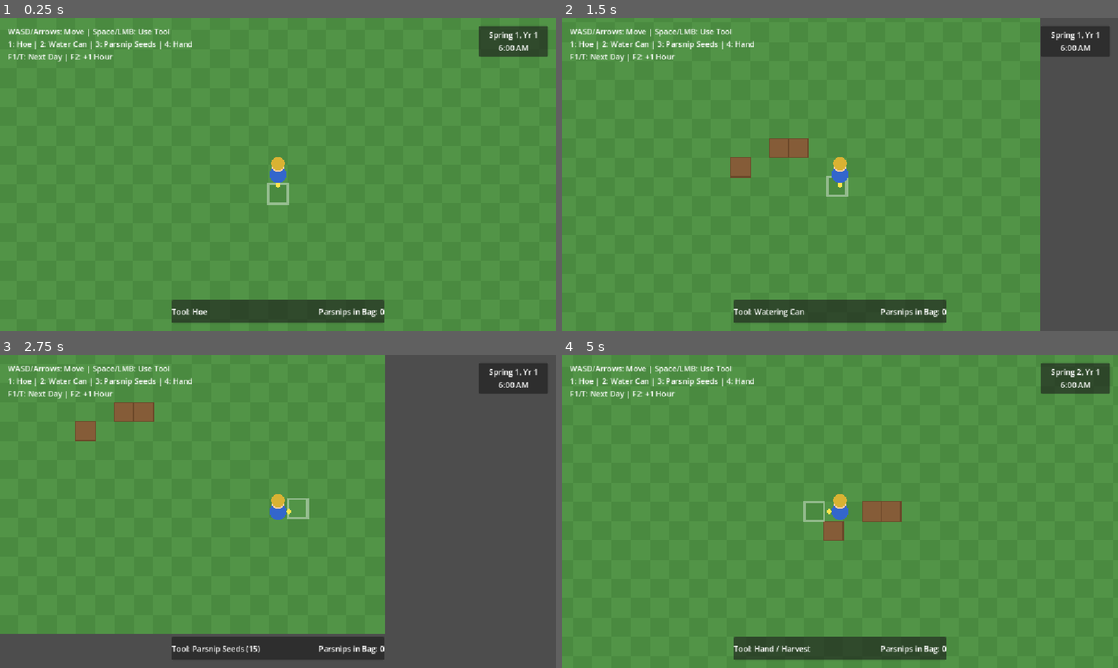
Above: before the commit, frames 1-4 (two rows, left to right).
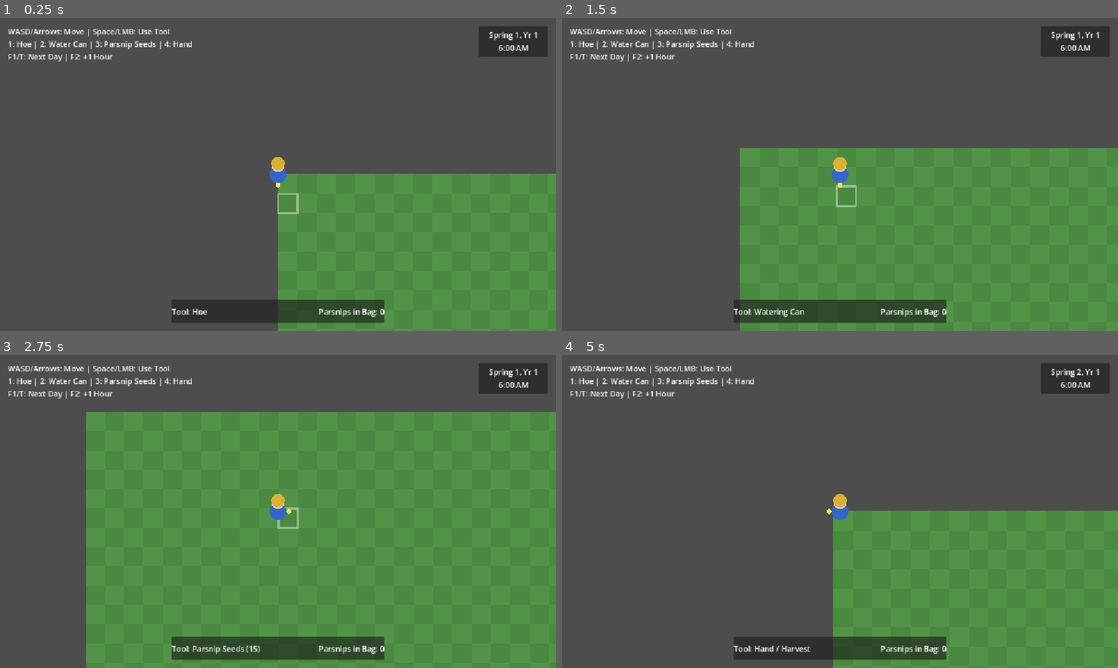
Above: after the commit, the same moments.

Repository: Hysm25/ReSDV
Game: Godot game, scene res://src/main.tscn
Two runs of this game, one before a commit and one after it. Both use one fixed random seed, a clock stepped at 60 frames per second and the inputs below.
Inputs (mouse positions are in pixels of both pictures, inside the frame that each line leads up to):
- Up to frame 1 (0.25 s): no input
- Up to frame 2 (1.5 s): tap Enter (ui_accept) at 0.5, 0.77 s; move the mouse to (962, 158) at 0.52 s; hold D 0.53-1.28 s; tap 1 at 0.6 s; click (962, 158) at 0.67 s; move the mouse to (728, 190) at 1.27 s; hold S from 1.28 s (still down); tap 2 at 1.35 s
- Up to frame 3 (2.75 s): tap Enter (ui_accept) at 1.52 s; move the mouse to (333, 442) at 2.02 s; release S at 2.03 s; hold D from 2.03 s (still down); tap 3 at 2.1 s
- Up to frame 4 (5 s): move the mouse to (812, 574) at 2.77 s; release D at 2.78 s; hold W 2.78-3.53 s; tap 4 at 2.85 s; click (812, 574) at 2.92 s; tap Enter (ui_accept) at 3.02, 3.77, 4.52 s; move the mouse to (1006, 558) at 3.52 s; hold A from 3.53 s (still down); tap Space at 3.6 s; move the mouse to (673, 464) at 4.27 s; tap T at 4.35 s

The runs differ from the first frame. In frame 1, 73% of the frame differs, in the area x 0-100%, y 0-100%; in frame 2, 63%; in frame 3, 53%; in frame 4, 73%.

Commit message:
feat(world): implement xTile map extraction, MapLoader, and TileMapLayer rendering

Diff:
--- a/src/entities/player/player.gd
+++ b/src/entities/player/player.gd
@@ -15,6 +15,8 @@
 
 @export var farm_grid: FarmGrid = null
 @export var crop_manager: CropManager = null
+@export var map_loader: MapLoader = null
+@export var default_spawn_cell: Vector2i = Vector2i(64, 15)
 
 var active_tool: ToolType = ToolType.HOE
 var facing_direction: Vector2i = Vector2i.DOWN
@@ -25,10 +27,25 @@
 var harvest_bag: Dictionary[StringName, int] = {}
 
 func _ready() -> void:
-	# Start in middle of farm grid
-	if farm_grid != null:
+	if map_loader != null:
+		if map_loader.map_size != Vector2i.ZERO:
+			_apply_map_setup()
+		else:
+			map_loader.map_loaded.connect(func(_id: String) -> void: _apply_map_setup())
+	elif farm_grid != null:
 		global_position = farm_grid.cell_to_center_world(Vector2i(farm_grid.grid_width / 2, farm_grid.grid_height / 2))
 	queue_redraw()
+
+func _apply_map_setup() -> void:
+	if map_loader == null:
+		return
+	global_position = map_loader.cell_to_center_world(default_spawn_cell)
+	var cam: Camera2D = get_node_or_null("Camera2D") as Camera2D
+	if cam != null and map_loader.map_size != Vector2i.ZERO:
+		cam.limit_left = 0
+		cam.limit_top = 0
+		cam.limit_right = map_loader.map_size.x * map_loader.tile_size.x
+		cam.limit_bottom = map_loader.map_size.y * map_loader.tile_size.y
 
 func _physics_process(_delta: float) -> void:
 	_handle_movement()
--- a/src/importer/gog_importer.gd
+++ b/src/importer/gog_importer.gd
@@ -19,6 +19,10 @@
 		VANILLA_DATA_DIR.path_join("TileSheets/crops.png"),
 		VANILLA_DATA_DIR.path_join("TileSheets/tools.png"),
 		VANILLA_DATA_DIR.path_join("Maps/springobjects.png"),
+		VANILLA_DATA_DIR.path_join("Maps/Farm.json"),
+		VANILLA_DATA_DIR.path_join("Maps/FarmHouse.json"),
+		VANILLA_DATA_DIR.path_join("Maps/spring_outdoorsTileSheet.png"),
+		VANILLA_DATA_DIR.path_join("Maps/spring_outdoorsTileSheet2.png"),
 	]
 
 	for file_path: String in required_files:
--- a/src/main.gd
+++ b/src/main.gd
@@ -2,6 +2,7 @@
 
 const GOGImporter = preload("res://src/importer/gog_importer.gd")
 
+@onready var map_loader: MapLoader = $MapLoader
 @onready var farm_grid: FarmGrid = $FarmGrid
 @onready var crop_manager: CropManager = $CropManager
 @onready var player: Player = $Player
@@ -20,6 +21,9 @@
 	else:
 		print("[Main] Vanilla data detected and ready.")
 
+	if map_loader != null and map_loader.layers.is_empty():
+		map_loader.load_map()
+
 	# Connect Player and HUD events
 	if player != null and hud != null:
 		EventBus.item_selected.connect(func(_slot: int, _item_id: StringName) -> void:
--- a/src/main.tscn
+++ b/src/main.tscn
@@ -1,11 +1,12 @@
-[gd_scene load_steps=7 format=3 uid="uid://b00main000001"]
+[gd_scene load_steps=8 format=3 uid="uid://b00main000001"]
 
 [ext_resource type="Script" path="res://src/main.gd" id="1_main"]
 [ext_resource type="Script" path="res://src/systems/time/time_manager.gd" id="2_time_manager"]
-[ext_resource type="Script" path="res://src/systems/world/farm_grid.gd" id="3_farm_grid"]
-[ext_resource type="Script" path="res://src/systems/farming/crop_manager.gd" id="4_crop_manager"]
-[ext_resource type="PackedScene" path="res://src/entities/player/player.tscn" id="5_player"]
-[ext_resource type="PackedScene" path="res://src/ui/hud.tscn" id="6_hud"]
+[ext_resource type="Script" path="res://src/systems/world/map_loader.gd" id="3_map_loader"]
+[ext_resource type="Script" path="res://src/systems/world/farm_grid.gd" id="4_farm_grid"]
+[ext_resource type="Script" path="res://src/systems/farming/crop_manager.gd" id="5_crop_manager"]
+[ext_resource type="PackedScene" path="res://src/entities/player/player.tscn" id="6_player"]
+[ext_resource type="PackedScene" path="res://src/ui/hud.tscn" id="7_hud"]
 
 [node name="Main" type="Node"]
 script = ExtResource("1_main")
@@ -13,18 +14,23 @@
 [node name="TimeManager" type="Node" parent="."]
 script = ExtResource("2_time_manager")
 
-[node name="FarmGrid" type="Node2D" parent="."]
-script = ExtResource("3_farm_grid")
+[node name="MapLoader" type="Node2D" parent="."]
+script = ExtResource("3_map_loader")
+
+[node name="FarmGrid" type="Node2D" parent="." node_paths=PackedStringArray("map_loader")]
+script = ExtResource("4_farm_grid")
+map_loader = NodePath("../MapLoader")
 
 [node name="CropManager" type="Node2D" parent="." node_paths=PackedStringArray("farm_grid")]
-script = ExtResource("4_crop_manager")
+script = ExtResource("5_crop_manager")
 farm_grid = NodePath("../FarmGrid")
 
-[node name="Player" parent="." node_paths=PackedStringArray("farm_grid", "crop_manager") instance=ExtResource("5_player")]
+[node name="Player" parent="." node_paths=PackedStringArray("farm_grid", "crop_manager", "map_loader") instance=ExtResource("6_player")]
 farm_grid = NodePath("../FarmGrid")
 crop_manager = NodePath("../CropManager")
+map_loader = NodePath("../MapLoader")
 
 [node name="Camera2D" type="Camera2D" parent="Player"]
 zoom = Vector2(2.5, 2.5)
 
-[node name="HUD" parent="." instance=ExtResource("6_hud")]
+[node name="HUD" parent="." instance=ExtResource("7_hud")]
--- a/src/systems/world/farm_grid.gd
+++ b/src/systems/world/farm_grid.gd
@@ -14,6 +14,8 @@
 
 @export var grid_width: int = 32
 @export var grid_height: int = 24
+@export var map_loader: MapLoader = null
+@export var draw_procedural_background: bool = true
 
 # Colors for procedural soil representation
 const COLOR_GRASS: Color = Color(0.32, 0.58, 0.28)
@@ -28,15 +30,32 @@
 
 func _ready() -> void:
 	EventBus.day_started.connect(_on_day_started)
+	if map_loader != null:
+		_sync_with_map_loader()
+		if not map_loader.map_loaded.is_connected(_on_map_loaded):
+			map_loader.map_loaded.connect(_on_map_loaded)
 	queue_redraw()
 
+func _sync_with_map_loader() -> void:
+	if map_loader == null:
+		return
+	if map_loader.map_size != Vector2i.ZERO:
+		grid_width = map_loader.map_size.x
+		grid_height = map_loader.map_size.y
+		draw_procedural_background = false
+		queue_redraw()
+
+func _on_map_loaded(_loaded_map_id: String) -> void:
+	_sync_with_map_loader()
+
 func _draw() -> void:
-	# 1. Draw base farm grass terrain
-	for y: int in range(grid_height):
-		for x: int in range(grid_width):
-			var rect: Rect2 = Rect2(x * TILE_SIZE, y * TILE_SIZE, TILE_SIZE, TILE_SIZE)
-			var base_color: Color = COLOR_GRASS if ((x + y) % 2 == 0) else COLOR_GRASS_ALT
-			draw_rect(rect, base_color)
+	# 1. Draw base farm grass terrain (only when no map loader is active)
+	if draw_procedural_background:
+		for y: int in range(grid_height):
+			for x: int in range(grid_width):
+				var rect: Rect2 = Rect2(x * TILE_SIZE, y * TILE_SIZE, TILE_SIZE, TILE_SIZE)
+				var base_color: Color = COLOR_GRASS if ((x + y) % 2 == 0) else COLOR_GRASS_ALT
+				draw_rect(rect, base_color)
 
 	# 2. Draw tilled and watered soil tiles
 	for cell: Vector2i in _soil_states.keys():
@@ -67,7 +86,16 @@
 	return Vector2(cell.x * TILE_SIZE + (TILE_SIZE / 2.0), cell.y * TILE_SIZE + (TILE_SIZE / 2.0))
 
 func is_in_bounds(cell: Vector2i) -> bool:
+	if map_loader != null and map_loader.map_size != Vector2i.ZERO:
+		return map_loader.is_tile_in_bounds(cell)
 	return cell.x >= 0 and cell.x < grid_width and cell.y >= 0 and cell.y < grid_height
+
+func is_diggable(cell: Vector2i) -> bool:
+	if not is_in_bounds(cell):
+		return false
+	if map_loader != null:
+		return map_loader.is_tile_diggable(cell)
+	return true
 
 func get_soil_state(cell: Vector2i) -> SoilState:
 	return _soil_states.get(cell, SoilState.UNTILLED)
@@ -81,6 +109,8 @@
 
 func till_soil(cell: Vector2i) -> bool:
 	if not is_in_bounds(cell):
+		return false
+	if not is_diggable(cell):
 		return false
 	var current: SoilState = get_soil_state(cell)
 	if current != SoilState.UNTILLED:
--- /dev/null
+++ b/src/systems/world/map_loader.gd
@@ -0,0 +1,297 @@
+class_name MapLoader
+extends Node2D
+
+## Loads and instantiates xTile map JSON exports in Godot 4.
+## Constructs TileMapLayer child nodes for each map layer (Back, Buildings, Paths, Front, AlwaysFront, AlwaysFront2),
+## loads referenced TileSheet textures, builds collision shapes for impassable tiles,
+## and provides query APIs for diggability, passability, warps, and tile actions.
+
+signal map_loaded(map_id: String)
+
+const VANILLA_DATA_DIR: String = "user://vanilla_data/"
+const DEFAULT_MAP_PATH: String = "user://vanilla_data/Maps/Farm.json"
+
+@export var map_path: String = DEFAULT_MAP_PATH
+@export var auto_load_on_ready: bool = true
+
+var map_id: String = ""
+var map_size: Vector2i = Vector2i.ZERO
+var tile_size: Vector2i = Vector2i(16, 16)
+var map_properties: Dictionary = {}
+
+var tile_set: TileSet = null
+var layers: Dictionary[String, TileMapLayer] = {}
+
+var diggable_cells: Dictionary[Vector2i, bool] = {}
+var impassable_cells: Dictionary[Vector2i, bool] = {}
+var warps: Dictionary[Vector2i, Dictionary] = {}
+var action_cells: Dictionary[Vector2i, String] = {}
+
+var collision_body: StaticBody2D = null
+
+func _ready() -> void:
+	if auto_load_on_ready:
+		if FileAccess.file_exists(map_path):
+			load_map(map_path)
+		else:
+			print("[MapLoader] Map path '%s' not found on ready. Skipping auto-load." % map_path)
+
+func load_map(file_path: String = "") -> bool:
+	var target_path: String = file_path if not file_path.is_empty() else map_path
+	if not FileAccess.file_exists(target_path):
+		push_error("[MapLoader] Map file does not exist: %s" % target_path)
+		return false
+
+	var file: FileAccess = FileAccess.open(target_path, FileAccess.READ)
+	if file == null:
+		push_error("[MapLoader] Failed to open map file: %s (Error: %d)" % [target_path, FileAccess.get_open_error()])
+		return false
+
+	var json_text: String = file.get_as_text()
+	file.close()
+
+	var parsed: Variant = JSON.parse_string(json_text)
+	if not (parsed is Dictionary):
+		push_error("[MapLoader] Invalid JSON in map file: %s" % target_path)
+		return false
+
+	var data: Dictionary = parsed as Dictionary
+	var success: bool = _build_map_from_data(data)
+	if success:
+		map_loaded.emit(map_id)
+	return success
+
+func _build_map_from_data(data: Dictionary) -> bool:
+	_cleanup_existing_map()
+
+	map_id = data.get("id", "Map")
+	map_size = Vector2i(data.get("width", 0), data.get("height", 0))
+	tile_size = Vector2i(data.get("tile_width", 16), data.get("tile_height", 16))
+	map_properties = data.get("properties", {})
+
+	_parse_map_properties()
+
+	# 1. Create TileSet and populate atlas sources
+	tile_set = TileSet.new()
+	tile_set.tile_size = tile_size
+
+	var sheets_array: Array = data.get("tile_sheets", [])
+	var sheet_to_source_id: Dictionary[String, int] = {}
+	var sheet_cols: Dictionary[String, int] = {}
+	var sheet_tile_props: Dictionary[String, Dictionary] = {}
+
+	for i: int in range(sheets_array.size()):
+		var s: Dictionary = sheets_array[i] as Dictionary
+		var s_id: String = s.get("id", "")
+		var s_rel_path: String = s.get("texture_path", "")
+		var s_file_name: String = s.get("texture_file", "")
+		var cols: int = s.get("width", 1)
+		var t_props: Dictionary = s.get("tile_properties", {})
+
+		sheet_to_source_id[s_id] = i
+		sheet_cols[s_id] = cols
+		sheet_tile_props[s_id] = t_props
+
+		var tex: Texture2D = _load_texture(s_rel_path, s_file_name)
+		if tex != null:
+			var atlas_source: TileSetAtlasSource = TileSetAtlasSource.new()
+			atlas_source.texture = tex
+			atlas_source.texture_region_size = tile_size
+			tile_set.add_source(atlas_source, i)
+		else:
+			push_warning("[MapLoader] Missing texture for sheet '%s'" % s_id)
+
+	# 2. Instantiate TileMapLayer for each layer
+	var layers_array: Array = data.get("layers", [])
+	for l_dict: Dictionary in layers_array:
+		var l_id: String = l_dict.get("id", "")
+		var l_vis: bool = l_dict.get("visible", true)
+		var tiles_array: Array = l_dict.get("tiles", [])
+
+		var layer_node: TileMapLayer = TileMapLayer.new()
+		layer_node.name = l_id
+		layer_node.tile_set = tile_set
+		layer_node.visible = l_vis
+		layer_node.texture_filter = CanvasItem.TEXTURE_FILTER_NEAREST
+		layer_node.collision_enabled = false # Physics handled via merged StaticBody2D
+
+		match l_id:
+			"Back":
+				layer_node.z_index = 0
+			"Paths":
+				layer_node.z_index = 0
+			"Buildings":
+				layer_node.z_index = 1
+			"Front":
+				layer_node.z_index = 10
+			"AlwaysFront", "AlwaysFront2":
+				layer_node.z_index = 20
+			_:
+				layer_node.z_index = 0
+
+		add_child(layer_node)
+		layers[l_id] = layer_node
+
+		for t: Dictionary in tiles_array:
+			var cell := Vector2i(t.get("x", 0), t.get("y", 0))
+			var s_id: String = t.get("sheet", "")
+			var source_id: int = sheet_to_source_id.get(s_id, -1)
+			if source_id < 0 or not tile_set.has_source(source_id):
+				continue
+
+			var t_idx: int = t.get("index", 0)
+			var cols: int = sheet_cols.get(s_id, 1)
+			var atlas_coords := Vector2i(t_idx % cols, t_idx / cols)
+
+			var atlas_source: TileSetAtlasSource = tile_set.get_source(source_id) as TileSetAtlasSource
+			if atlas_source != null and not atlas_source.has_tile(atlas_coords):
+				atlas_source.create_tile(atlas_coords)
+
+			layer_node.set_cell(cell, source_id, atlas_coords)
+
+			# Collect tile properties
+			var sheet_props_for_tile: Dictionary = sheet_tile_props.get(s_id, {}).get(str(t_idx), {})
+			var tile_local_props: Dictionary = t.get("props", {})
+
+			if tile_local_props.has("Action"):
+				action_cells[cell] = String(tile_local_props["Action"])
+			elif sheet_props_for_tile.has("Action"):
+				action_cells[cell] = String(sheet_props_for_tile["Action"])
+
+			if l_id == "Back":
+				var dig_val = tile_local_props.get("Diggable", sheet_props_for_tile.get("Diggable", ""))
+				if dig_val in ["T", "True", true, 1, "1"]:
+					diggable_cells[cell] = true
+
+			if l_id == "Buildings":
+				var pass_val = tile_local_props.get("Passable", sheet_props_for_tile.get("Passable", ""))
+				if not (pass_val in ["T", "True", true, 1, "1"]):
+					impassable_cells[cell] = true
+
+	# 3. Build merged static collision shapes for physics
+	_build_collision_shapes()
+
+	print("[MapLoader] Loaded map '%s' (%dx%d, %d layers, %d diggable tiles, %d impassable cells, %d warps)." % [
+		map_id, map_size.x, map_size.y, layers.size(), diggable_cells.size(), impassable_cells.size(), warps.size()
+	])
+	return true
+
+func _load_texture(tex_rel_path: String, tex_file_name: String) -> Texture2D:
+	var possible_paths: Array[String] = [
+		VANILLA_DATA_DIR.path_join(tex_rel_path),
+		VANILLA_DATA_DIR.path_join("Maps").path_join(tex_file_name),
+		VANILLA_DATA_DIR.path_join("TileSheets").path_join(tex_file_name),
+	]
+
+	for path: String in possible_paths:
+		if FileAccess.file_exists(path):
+			var abs_path: String = ProjectSettings.globalize_path(path)
+			var img: Image = Image.load_from_file(abs_path)
+			if img != null and not img.is_empty():
+				return ImageTexture.create_from_image(img)
+
+	push_warning("[MapLoader] Could not load texture for '%s' / '%s'" % [tex_rel_path, tex_file_name])
+	return null
+
+func _parse_map_properties() -> void:
+	warps.clear()
+	var warp_str: String = String(map_properties.get("Warp", "")).strip_edges()
+	if warp_str.is_empty():
+		return
+
+	var parts: PackedStringArray = warp_str.split(" ", false)
+	var i: int = 0
+	while i + 4 < parts.size():
+		var src_x: int = parts[i].to_int()
+		var src_y: int = parts[i + 1].to_int()
+		var target_map: String = parts[i + 2]
+		var dst_x: int = parts[i + 3].to_int()
+		var dst_y: int = parts[i + 4].to_int()
+
+		warps[Vector2i(src_x, src_y)] = {
+			"target_map": target_map,
+			"target_coords": Vector2i(dst_x, dst_y)
+		}
+		i += 5
+
+func _build_collision_shapes() -> void:
+	if impassable_cells.is_empty():
+		return
+
+	collision_body = StaticBody2D.new()
+	collision_body.name = "MapCollision"
+	add_child(collision_body)
+
+	# Group contiguous horizontal impassable cells into merged rectangles
+	for y: int in range(map_size.y):
+		var in_run: bool = false
+		var x_start: int = 0
+		for x: int in range(map_size.x):
+			var cell := Vector2i(x, y)
+			if impassable_cells.has(cell):
+				if not in_run:
+					in_run = true
+					x_start = x
+			else:
+				if in_run:
+					_create_rect_collision(x_start, y, x - x_start, 1)
+					in_run = false
+		if in_run:
+			_create_rect_collision(x_start, y, map_size.x - x_start, 1)
+
+func _create_rect_collision(x: int, y: int, w: int, h: int) -> void:
+	var shape: RectangleShape2D = RectangleShape2D.new()
+	var size_vec := Vector2(w * tile_size.x, h * tile_size.y)
+	shape.size = size_vec
+
+	var col_shape := CollisionShape2D.new()
+	col_shape.shape = shape
+	col_shape.position = Vector2(
+		x * tile_size.x + (size_vec.x / 2.0),
+		y * tile_size.y + (size_vec.y / 2.0)
+	)
+	collision_body.add_child(col_shape)
+
+func _cleanup_existing_map() -> void:
+	for layer: TileMapLayer in layers.values():
+		if is_instance_valid(layer):
+			layer.queue_free()
+	layers.clear()
+
+	if is_instance_valid(collision_body):
+		collision_body.queue_free()
+		collision_body = null
+
+	diggable_cells.clear()
+	impassable_cells.clear()
+	warps.clear()
+	action_cells.clear()
+	tile_set = null
+
+func is_tile_in_bounds(cell: Vector2i) -> bool:
+	return cell.x >= 0 and cell.x < map_size.x and cell.y >= 0 and cell.y < map_size.y
+
+func is_tile_diggable(cell: Vector2i) -> bool:
+	if not is_tile_in_bounds(cell):
+		return false
+	return diggable_cells.has(cell) and not impassable_cells.has(cell)
+
+func is_tile_passable(cell: Vector2i) -> bool:
+	if not is_tile_in_bounds(cell):
+		return false
+	return not impassable_cells.has(cell)
+
+func get_warp(cell: Vector2i) -> Dictionary:
+	return warps.get(cell, {})
+
+func get_action(cell: Vector2i) -> String:
+	return action_cells.get(cell, "")
+
+func world_to_cell(world_pos: Vector2) -> Vector2i:
+	return Vector2i(int(floor(world_pos.x / float(tile_size.x))), int(floor(world_pos.y / float(tile_size.y))))
+
+func cell_to_world(cell: Vector2i) -> Vector2:
+	return Vector2(cell.x * tile_size.x, cell.y * tile_size.y)
+
+func cell_to_center_world(cell: Vector2i) -> Vector2:
+	return Vector2(cell.x * tile_size.x + (tile_size.x / 2.0), cell.y * tile_size.y + (tile_size.y / 2.0))
--- /dev/null
+++ b/tests/test_map_loader.gd
@@ -0,0 +1,74 @@
+extends Node
+
+## Unit test suite for MapLoader and xTile map rendering.
+
+func _ready() -> void:
+	print("--- Running MapLoader Verification Test ---")
+	test_farm_map_loading()
+	test_farmhouse_map_loading()
+	print("--- All MapLoader Verifications Passed Successfully! ---")
+	get_tree().quit(0)
+
+func test_farm_map_loading() -> void:
+	var loader: MapLoader = MapLoader.new()
+	loader.auto_load_on_ready = false
+	add_child(loader)
+
+	var ok: bool = loader.load_map("user://vanilla_data/Maps/Farm.json")
+	assert(ok, "Farm map should load successfully")
+	assert(loader.map_id == "Farm", "Map ID should be Farm")
+	assert(loader.map_size == Vector2i(80, 65), "Farm map should be 80x65 tiles")
+	assert(loader.tile_size == Vector2i(16, 16), "Tile size should be 16x16")
+
+	# Check layers
+	var expected_layers: Array[String] = ["Back", "Buildings", "Paths", "Front", "AlwaysFront", "AlwaysFront2"]
+	assert(loader.layers.size() == expected_layers.size(), "Should have 6 layers")
+	for layer_name: String in expected_layers:
+		assert(loader.layers.has(layer_name), "Layer '%s' should exist" % layer_name)
+		var layer_node: TileMapLayer = loader.layers[layer_name]
+		assert(layer_node != null, "Layer node should not be null")
+		assert(layer_node.tile_set != null, "Layer node must have tile_set assigned")
+
+	# Check tile counts and properties
+	print("[Test] Farm diggable cells count: %d" % loader.diggable_cells.size())
+	assert(loader.diggable_cells.size() == 3680, "Expected 3680 diggable cells on Back layer")
+
+	print("[Test] Farm impassable cells count: %d" % loader.impassable_cells.size())
+	assert(loader.impassable_cells.size() == 1347, "Expected 1347 impassable cells on Buildings layer")
+
+	# Ground tests: (64, 18 is dirt; 64, 14 is non-diggable grass/porch; 0, 0 is cliff on Buildings)
+	assert(loader.is_tile_diggable(Vector2i(64, 18)), "Tile (64, 18) should be diggable dirt")
+	assert(not loader.is_tile_diggable(Vector2i(64, 14)), "Tile (64, 14) should not be diggable (grass/porch)")
+	assert(not loader.is_tile_passable(Vector2i(0, 0)), "Tile (0, 0) should be impassable cliff")
+	assert(loader.is_tile_passable(Vector2i(64, 15)), "Tile (64, 15) should be passable ground")
+
+	# Warps test
+	print("[Test] Farm warps count: %d" % loader.warps.size())
+	assert(loader.warps.size() >= 5, "Expected warps for BusStop, Forest, Backwoods, FarmCave")
+	var bus_warp: Dictionary = loader.get_warp(Vector2i(80, 15))
+	assert(bus_warp.get("target_map") == "BusStop", "Expected BusStop warp at (80, 15)")
+
+	# Action test (Grandpa shrine at 8, 7)
+	var shrine_action: String = loader.get_action(Vector2i(8, 7))
+	assert("Farm.1" in shrine_action, "Expected Grandpa shrine action at (8, 7)")
+
+	# Collision body check
+	assert(loader.collision_body != null, "StaticBody2D collision body should be generated")
+	assert(loader.collision_body.get_child_count() == 160, "Expected 160 merged collision shapes")
+	print("[Test] Collision body verified with %d merged shapes." % loader.collision_body.get_child_count())
+
+	loader.queue_free()
+
+func test_farmhouse_map_loading() -> void:
+	var loader: MapLoader = MapLoader.new()
+	loader.auto_load_on_ready = false
+	add_child(loader)
+
+	var ok: bool = loader.load_map("user://vanilla_data/Maps/FarmHouse.json")
+	assert(ok, "FarmHouse map should load successfully")
+	assert(loader.map_id == "FarmHouse", "Map ID should be FarmHouse")
+	assert(loader.map_size == Vector2i(12, 12), "FarmHouse map should be 12x12 tiles")
+	assert(loader.layers.size() == 3, "FarmHouse should have 3 layers")
+
+	print("[Test] FarmHouse loaded: %dx%d with %d layers." % [loader.map_size.x, loader.map_size.y, loader.layers.size()])
+	loader.queue_free()
--- /dev/null
+++ b/tests/test_map_loader.tscn
@@ -0,0 +1,6 @@
+[gd_scene load_steps=2 format=3 uid="uid://testmaploader001"]
+
+[ext_resource type="Script" path="res://tests/test_map_loader.gd" id="1_test"]
+
+[node name="TestMapLoader" type="Node"]
+script = ExtResource("1_test")
--- a/tests/test_vertical_slice.gd
+++ b/tests/test_vertical_slice.gd
@@ -148,6 +148,36 @@
 	assert(not crop_manager.has_crop(action_cell), "Harvested tile should no longer have crop")
 	print("[Test 4] Player interaction loop PASSED.")
 
+	# 5. Test MapLoader + FarmGrid Real Map Integration
+	print("[Test 5] MapLoader + FarmGrid real Farm map integration...")
+	var real_map_loader: MapLoader = MapLoader.new()
+	real_map_loader.auto_load_on_ready = false
+	add_child(real_map_loader)
+	var map_ok: bool = real_map_loader.load_map("user://vanilla_data/Maps/Farm.json")
+	assert(map_ok, "Farm map must load successfully")
+
+	var map_farm_grid: FarmGrid = FarmGrid.new()
+	map_farm_grid.map_loader = real_map_loader
+	add_child(map_farm_grid)
+
+	assert(map_farm_grid.grid_width == 80, "FarmGrid width must sync to MapLoader 80")
+	assert(map_farm_grid.grid_height == 65, "FarmGrid height must sync to MapLoader 65")
+	assert(not map_farm_grid.draw_procedural_background, "Procedural background must be disabled when MapLoader is active")
+
+	# (64, 14) is non-diggable grass/porch
+	assert(not map_farm_grid.till_soil(Vector2i(64, 14)), "Tilling non-diggable grass/porch tile (64, 14) must fail")
+
+	# (64, 18) is diggable dirt in front of farmhouse
+	assert(map_farm_grid.till_soil(Vector2i(64, 18)), "Tilling diggable dirt tile (64, 18) must succeed")
+	assert(map_farm_grid.is_tilled(Vector2i(64, 18)), "Tile (64, 18) must report tilled")
+
+	var map_crop_mgr: CropManager = CropManager.new()
+	map_crop_mgr.farm_grid = map_farm_grid
+	add_child(map_crop_mgr)
+
+	assert(map_crop_mgr.plant_seed(Vector2i(64, 18), &"472"), "Planting Parsnip on real farm tile (64, 18) must succeed")
+	print("[Test 5] MapLoader + FarmGrid real map integration PASSED.")
+
 	print("=======================================================")
 	print("--- ALL VERTICAL SLICE INTEGRATION TESTS PASSED! ---")
 	print("=======================================================")
Not shown, added: src/systems/world/map_loader.gd.uid
Not shown: 1 places in src/ui/hud.tscn that only renumber resources
Not shown: 1 places in tests/test_importer.tscn that only renumber resources
Not shown, added: tests/test_map_loader.gd.uid
Not shown, added: tests/test_vertical_slice.gd.uid
Not shown: 1 places in tests/test_vertical_slice.tscn that only renumber resources
Not shown, changed: docs/MEMORY.md
Not shown, changed: docs/STATUS.md
